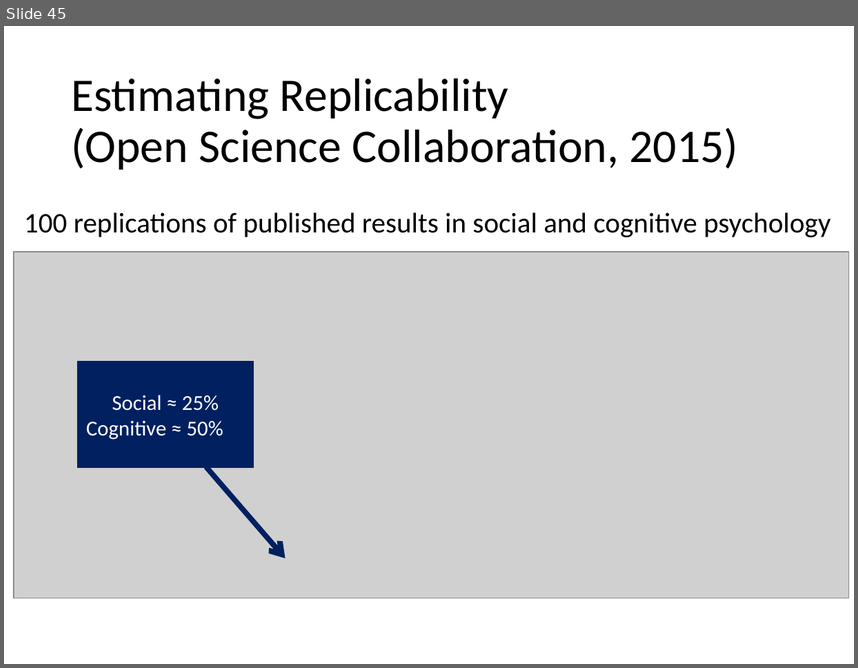
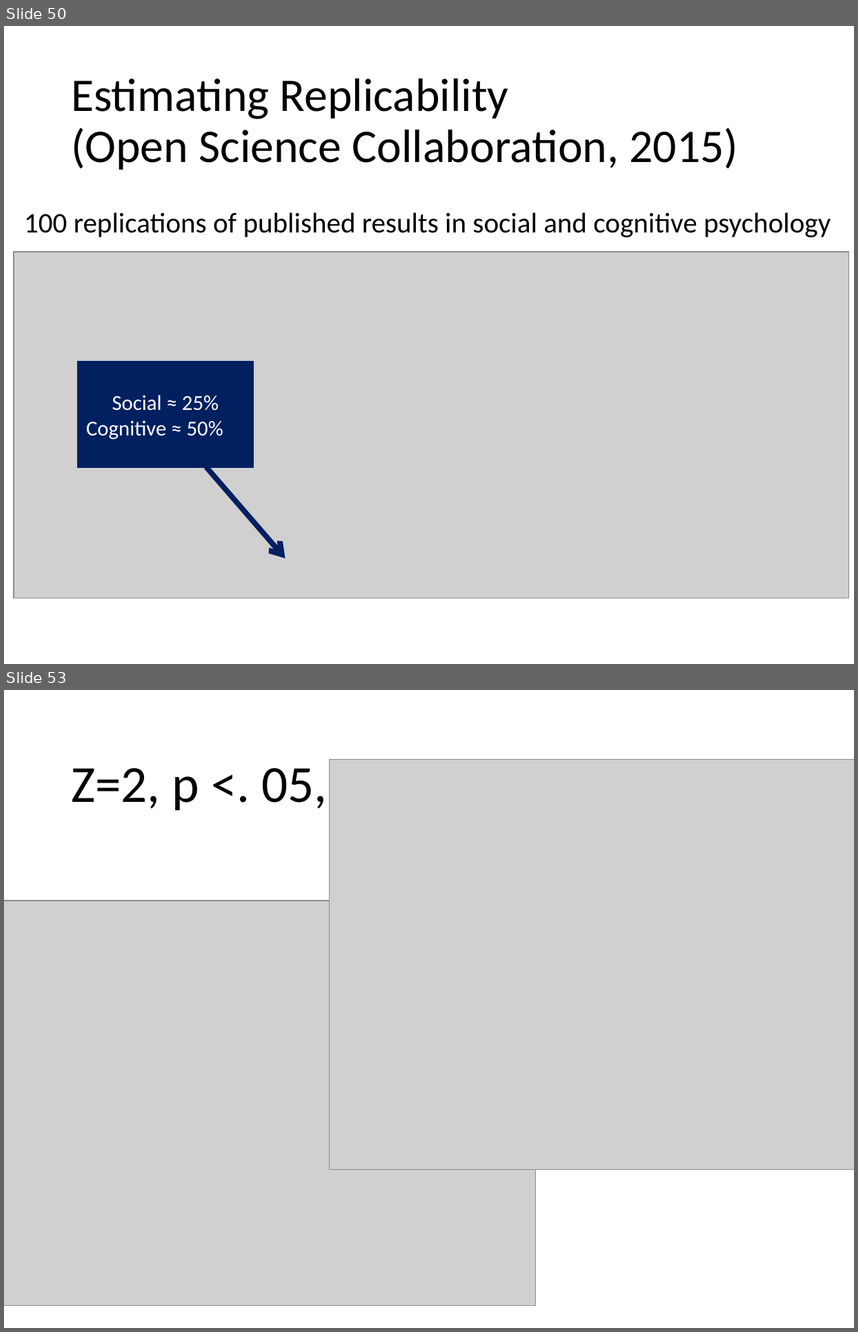
Before and after one commit to StephanLewandowsky/Robust-replicated-and-efficient-science-from-low-replicability, a slide deck: Lsky.ASIC.Extended with further results.pptx. Shown one above the other, each under a label of ours: slide 45 before the commit, slides 50 and 53 after it; the slides between them are not shown. The pictures are 858x668 and 858x1332 pixels, drawn with LibreOffice and Linux fonts; fonts in the diff are those of the drawing; grey boxes stand for pictures. Boxes give left, top, right and bottom in pixels: in the first picture for what was removed or moved away, otherwise in the second. Text is boxed around its words. In the diff, an @@ line names an element or a change of style, - is before the commit and + after.

```diff
--- a/Lsky.ASIC.Extended with further results.pptx
+++ b/Lsky.ASIC.Extended with further results.pptx
@@ slide 53 added at (4, 690, 854, 1328), background #FFFFFF @@
@@ title added at (71, 759, 546, 810), 44 pt, text #000000 @@
+Z=2, p <. 05, but sd = 1
@@ picture added at (330, 760, 854, 1170) @@
@@ picture added at (4, 901, 535, 1305) @@
@@ what was slide 45 is now slide 50 @@
```
Also in this commit, not shown: 1 slide changed, 8 other slides added, 27 other files.
